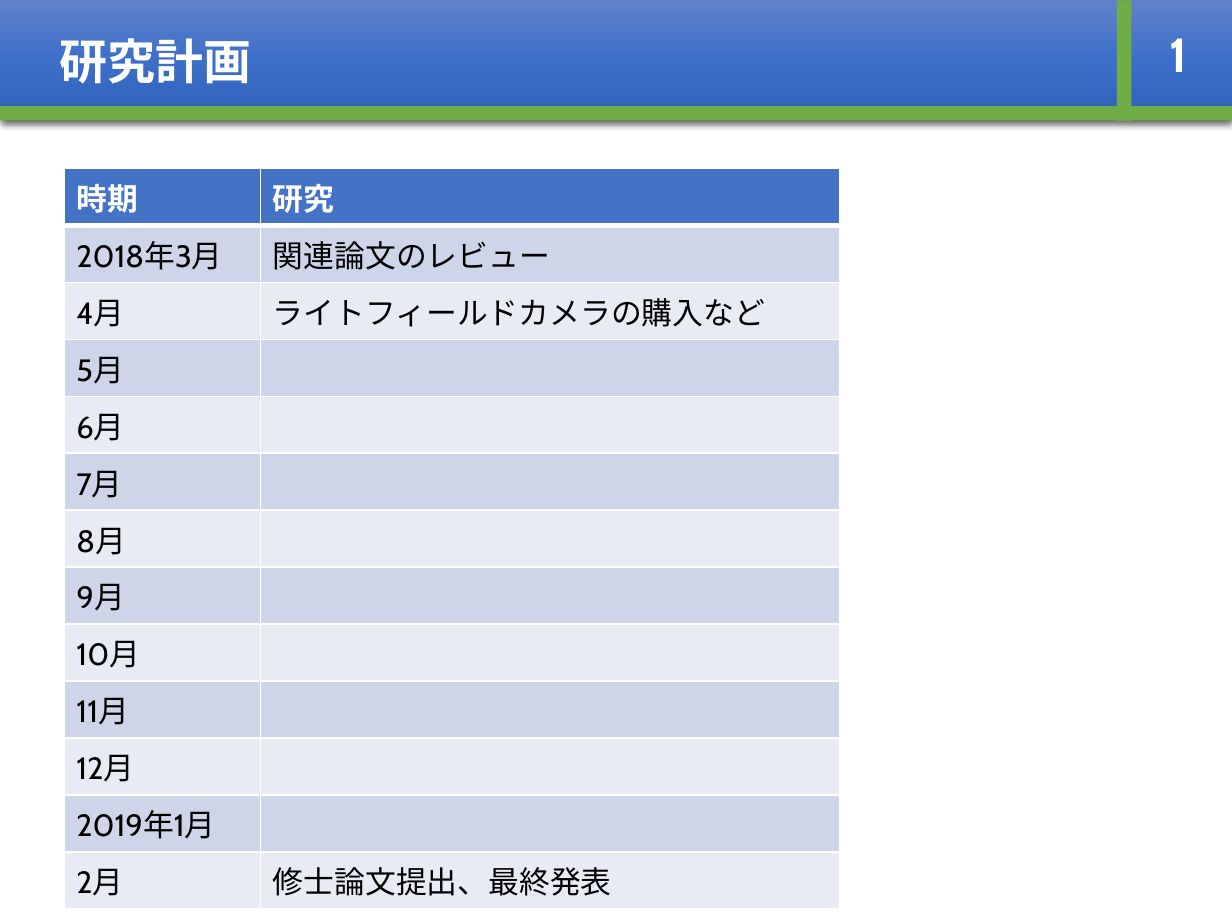
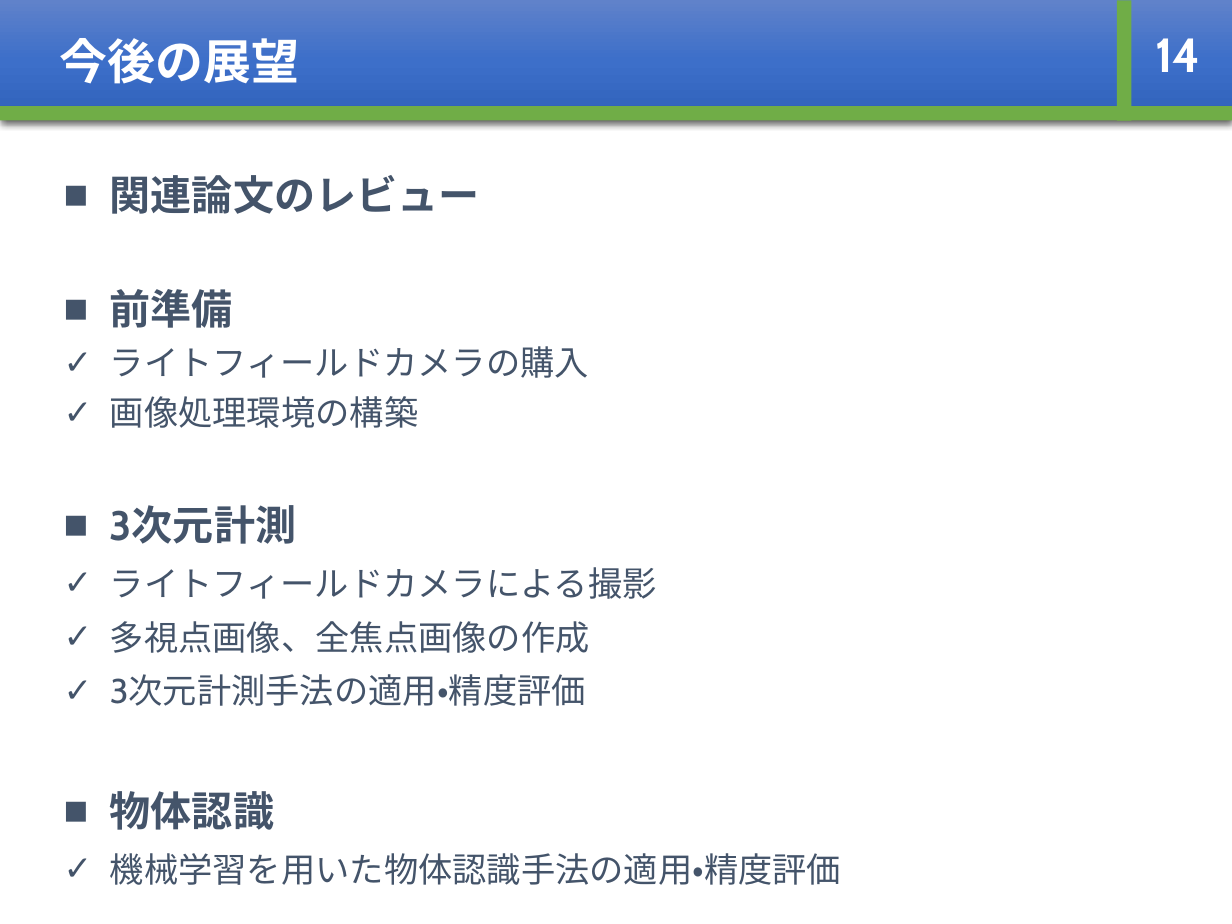
Before and after one commit to whcitizen/citizen_thesis, a slide deck: slide 19 of 03_mid_presentation/mid-presentation_20180219.pptx (slide 11 before the commit). Drawn at 1232x924 pixels with LibreOffice and Linux fonts; fonts in the diff are those of the drawing. Boxes give left, top, right and bottom in pixels: in the first picture for what was removed or moved away, otherwise in the second. Text is boxed around its words. In the diff, an @@ line names an element or a change of style, - is before the commit and + after.

Commit message:
180215 15:30
中間発表資料を大幅更新

```diff
--- a/03_mid_presentation/mid-presentation_20180219.pptx
+++ b/03_mid_presentation/mid-presentation_20180219.pptx
@@ text in rectangle at (x1=60, y1=38, x2=299, y2=84): text changed @@
-研究計画
+今後の展望
@@ text at (x1=1155, y1=38, x2=1200, y2=72): text changed @@
-1
+14
@@ table removed at (x1=64, y1=169, x2=839, y2=900), 13 rows, 2 columns @@
-時期 | 研究
-2018年3月 | 関連論文のレビュー
-4月 | ライトフィールドカメラの購入など
-5月 | 
-6月 | 
-7月 | 
-8月 | 
-9月 | 
-10月 | 
-11月 | 
-12月 | 
-2019年1月 | 
-2月 | 修士論文提出、最終発表
@@ text added at (x1=110, y1=175, x2=841, y2=885), 20 pt, text #44546A @@
+■ 関連論文のレビュー
+■ 前準備
+✓ ライトフィールドカメラの購入
+✓ 画像処理環境の構築
+■ 3次元計測
+✓ ライトフィールドカメラによる撮影
+✓ 多視点画像、全焦点画像の作成
+✓ 3次元計測手法の適用・精度評価
+■ 物体認識
+✓ 機械学習を用いた物体認識手法の適用・精度評価
```
Also in this commit, not shown: 11 other slides changed, 8 slides added, 3 slides removed.
